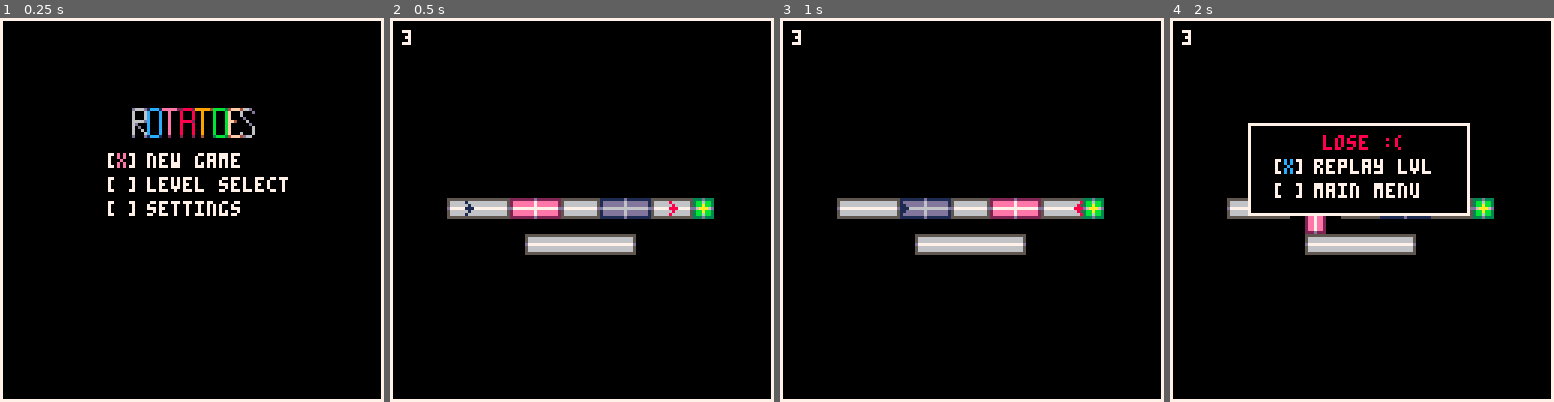
Above: before the commit, frames 1-4 (left to right).
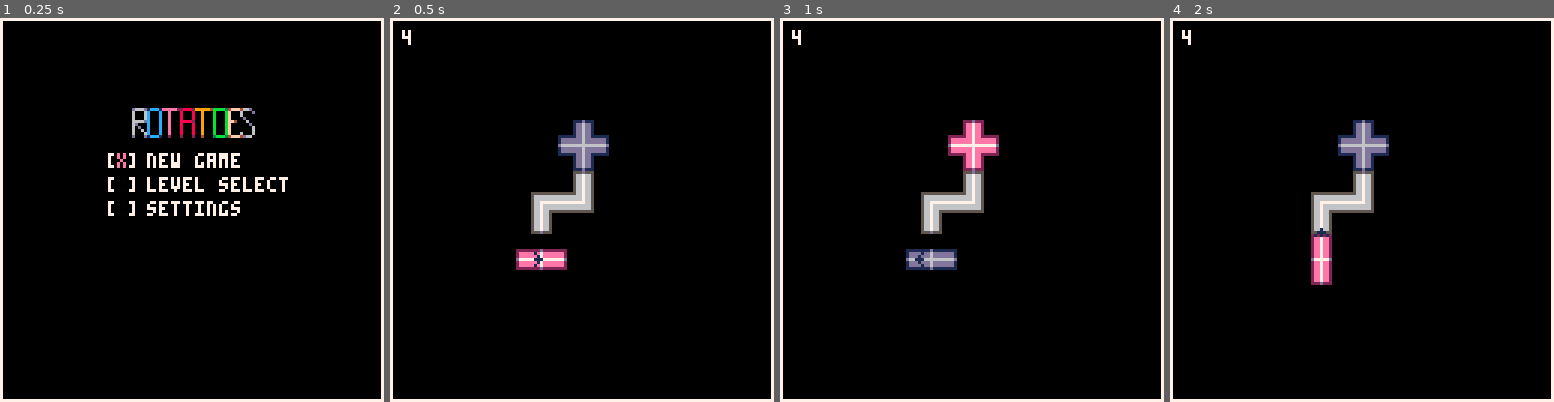
Above: after the commit, the same moments.

Repository: kreludan/rotatoes
Game: PICO-8 cartridge rotatoes.p8
The game is run twice, just before and just after one commit, with the same random seed, the same clock (stepped at 60 frames per second) and the same inputs.
Inputs:
- Up to frame 1 (0.25 s): no input
- Up to frame 2 (0.5 s): tap X (X key) at 0.33 s
- Up to frame 3 (1 s): tap O (Z key) at 0.7 s
- Up to frame 4 (2 s): tap X (X key) at 1.07, 1.85 s; hold Right from 1.6 s (still down); tap O (Z key) at 1.7 s

Frame 1 is identical in both runs. In frame 2, 7.8% of the frame differs, in the area x 3-85%, y 3-66%; in frame 3, 7.7%; in frame 4, 8.1%, in the area x 3-85%, y 3-70%.

Commit message:
Started making a new level

Diff:
--- a/rotatoes.p8
+++ b/rotatoes.p8
@@ -12,7 +12,7 @@
   main_menu_option = 1
   level_select_option = 1
   global_game_speed = 1
-  level_num = 3 -- current level
+  level_num = 4 -- current level
   furthest_level_unlocked = get_furthest_level()
 end
 
@@ -1337,6 +1337,21 @@
     "1-goal,104,63|player,22,63-vert,48,63|vert,78,63-corrend_left,22,63|corr_horiz,29,63|corrend_right,36,63|corrend_left,60,63|corrend_right,66,63|corrend_left,90,63|corrend_right,97,63|corrend_right,104,63",
     "2-deathtile,76,70|deathtile,76,32|deathtile,57,89|goal,95,51|player,31,70-vert,57,70|l2,76,51-corrend_left,31,70|c …(271 unchanged characters)…
     "3-goal,104,63|player,22,63|enemy_basic,90,63-horiz,48,63|horiz,78,63-corrend_left,22,63|corr_horiz,29,63|corrend_r …(218 unchanged characters)…
+    {level_num = 4,
+     character_blueprint = {
+         {"player", 45, 80 },
+     },
+     rotator_blueprint = {
+         { "horiz", 50, 80 },
+         { "plus", 64, 42 }
+     },
+     static_tile_blueprint = {
+         { "corrend_down", 50, 68 },
+         { "corr_turn_upleft", 50, 61 },
+         { "corr_horiz", 57, 61 },
+         { "corr_turn_downright", 64, 61 },
+         { "corrend_up", 64, 54 }
+     }},
     "4-goal,104,63|player,22,63-vert,48,63|vert,78,63-corrend_left,22,63|corr_horiz,29,63|corrend_right,36,63|corrend_left,60,63|corrend_right,66,63|corrend_left,90,63|corrend_right,97,63|corrend_right,104,63",
     "5-goal,104,63|player,22,63-vert,48,63|vert,78,63-corrend_left,22,63|corr_horiz,29,63|corrend_right,36,63|corrend_left,60,63|corrend_right,66,63|corrend_left,90,63|corrend_right,97,63|corrend_right,104,63",
     "6-goal,104,63|player,22,63-vert,48,63|vert,78,63-corrend_left,22,63|corr_horiz,29,63|corrend_right,36,63|corrend_left,60,63|corrend_right,66,63|corrend_left,90,63|corrend_right,97,63|corrend_right,104,63",
--- a/src/0.global.lua
+++ b/src/0.global.lua
@@ -8,7 +8,7 @@
   main_menu_option = 1
   level_select_option = 1
   global_game_speed = 1
-  level_num = 3 -- current level
+  level_num = 4 -- current level
   furthest_level_unlocked = get_furthest_level()
 end
 
--- a/src/6.levels.lua
+++ b/src/6.levels.lua
@@ -21,6 +21,21 @@
     "1-goal,104,63|player,22,63-vert,48,63|vert,78,63-corrend_left,22,63|corr_horiz,29,63|corrend_right,36,63|corrend_left,60,63|corrend_right,66,63|corrend_left,90,63|corrend_right,97,63|corrend_right,104,63",
     "2-deathtile,76,70|deathtile,76,32|deathtile,57,89|goal,95,51|player,31,70-vert,57,70|l2,76,51-corrend_left,31,70|c …(271 unchanged characters)…
     "3-goal,104,63|player,22,63|enemy_basic,90,63-horiz,48,63|horiz,78,63-corrend_left,22,63|corr_horiz,29,63|corrend_r …(218 unchanged characters)…
+    {level_num = 4,
+     character_blueprint = {
+         {"player", 45, 80 },
+     },
+     rotator_blueprint = {
+         { "horiz", 50, 80 },
+         { "plus", 64, 42 }
+     },
+     static_tile_blueprint = {
+         { "corrend_down", 50, 68 },
+         { "corr_turn_upleft", 50, 61 },
+         { "corr_horiz", 57, 61 },
+         { "corr_turn_downright", 64, 61 },
+         { "corrend_up", 64, 54 }
+     }},
     "4-goal,104,63|player,22,63-vert,48,63|vert,78,63-corrend_left,22,63|corr_horiz,29,63|corrend_right,36,63|corrend_left,60,63|corrend_right,66,63|corrend_left,90,63|corrend_right,97,63|corrend_right,104,63",
     "5-goal,104,63|player,22,63-vert,48,63|vert,78,63-corrend_left,22,63|corr_horiz,29,63|corrend_right,36,63|corrend_left,60,63|corrend_right,66,63|corrend_left,90,63|corrend_right,97,63|corrend_right,104,63",
     "6-goal,104,63|player,22,63-vert,48,63|vert,78,63-corrend_left,22,63|corr_horiz,29,63|corrend_right,36,63|corrend_left,60,63|corrend_right,66,63|corrend_left,90,63|corrend_right,97,63|corrend_right,104,63",
